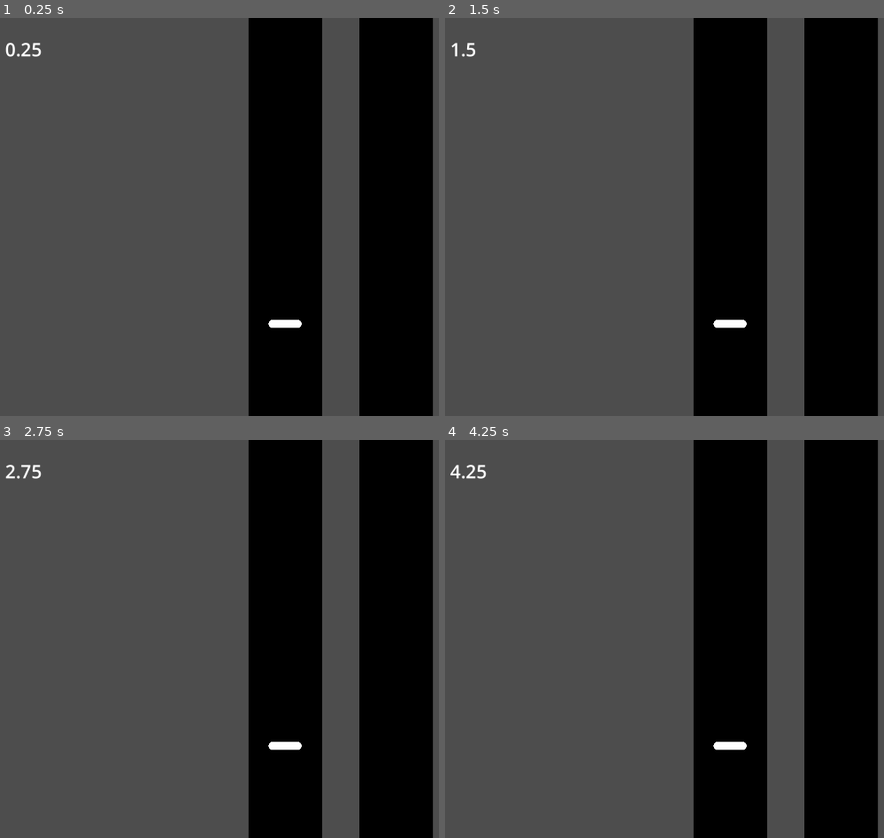
Above: before the commit, frames 1-4 (two rows, left to right).
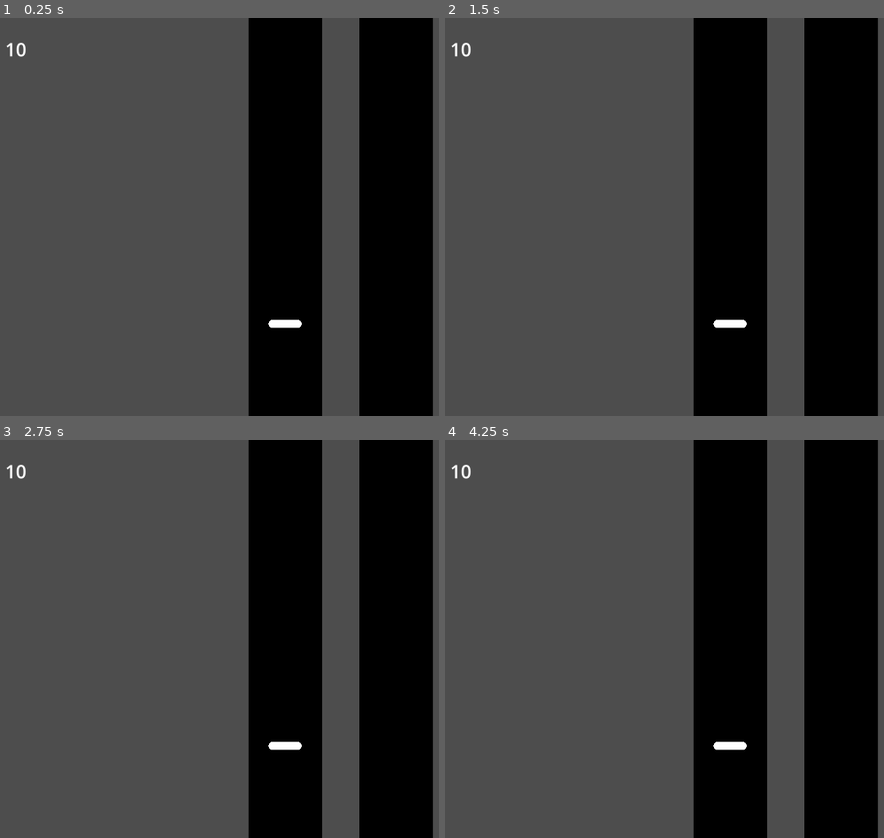
Above: after the commit, the same moments.

Repository: steamboatsonic/JamBop
Game: Godot game, scene res://Gameplay.tscn
Two runs of this game, one before a commit and one after it. Both use one fixed random seed, a clock stepped at 60 frames per second and the inputs below.
Inputs:
- Up to frame 1 (0.25 s): no input
- Up to frame 2 (1.5 s): no input
- Up to frame 3 (2.75 s): no input
- Up to frame 4 (4.25 s): no input

The runs differ from the first frame. In frame 1, 0.2% of the frame differs, in the area x 1-10%, y 6-10%; in frame 2, less than 0.1%; in frame 3, 0.2%; in frame 4, 0.2%.

Commit message:
Making Gems with Metadata
- Added Metadata to Gems
- Instantiate a gem (but it doesn't appear yet)
- method that writes in-game debug text

Diff:
--- a/Gameplay.tscn
+++ b/Gameplay.tscn
@@ -1,6 +1,6 @@
 [gd_scene load_steps=5 format=3 uid="uid://cafk0bkxikm2q"]
 
-[ext_resource type="Texture2D" uid="uid://buh3in1ean0js" path="res://Art/GemBasic.png" id="1_e5u1s"]
+[ext_resource type="PackedScene" uid="uid://qctdrnvx65hl" path="res://gem_parent.tscn" id="2_o08mt"]
 [ext_resource type="Script" path="res://GemManager.gd" id="2_xov5c"]
 [ext_resource type="Script" path="res://DebugText.gd" id="3_8gbxe"]
 [ext_resource type="Theme" uid="uid://cjvjkqvf2jvlb" path="res://DebugText.tres" id="3_qkf4m"]
@@ -30,14 +30,7 @@
 [node name="GemManager" type="Node" parent="GemContainer"]
 script = ExtResource("2_xov5c")
 
-[node name="GemParent" type="Sprite2D" parent="GemContainer/GemManager"]
-position = Vector2(809, 830)
-scale = Vector2(0.35, 0.35)
-texture = ExtResource("1_e5u1s")
-metadata/TimingMSec = 0.0
-metadata/Lane = 0
-metadata/Instrument = ""
-metadata/Special = 0
+[node name="GemParent" parent="GemContainer/GemManager" instance=ExtResource("2_o08mt")]
 
 [node name="DebugText" type="RichTextLabel" parent="."]
 offset_left = 50.0
--- a/GemManager.gd
+++ b/GemManager.gd
@@ -6,19 +6,48 @@
 # "yesterday" is the previous frame
 # "tomorrow" is the expected next frame
 var todaysTime: float = 0;
+var gems = [1];
+
+const gemParent = preload("res://gem_parent.tscn");
 
 # Called when the node enters the scene tree for the first time.
 func _ready():
-	var gems = [1];
+	makeGem();
+
+	# var gemParent = $GemParent;
+	# var gemManager = $GemManager;
+	# var gems = [1];
 	# gems[0] = $GemParent.Duplicate();
 	#Generate the Gems
-	gems[0] = $GemParent.duplicate();
+
+	# gems[0] = gemParent.duplicate();
+	# gems[0].position.x = 0;
+
+	# $GemManager.add_child(gems[0]);
+	# gemManager.add_child(gems[0])
+	# add_child(gems[0]);
+	# gems[0].Set_owner(gemManager);
+	# gems[0].add_child(gemManager);
 	# gems[0].set_meta(TimingMSec, 10000.00);
+	pass
+
+func makeGem():
+	var gem = gemParent.instantiate();
+	get_parent().add_child(gem);
+	gem.position = Vector2(100,100);
+	gem.set_meta("TimingMSec", 10.000);
+	# writeDebug(str(gem.position));
+	writeDebug(str(gem.get_meta("TimingMSec")));
 
 
+	# instance.position = vector2(20,20);
+	# add_child(instance);
 
 # Called every frame. 'delta' is the elapsed time since the previous frame.
-func _process(delta):
+func _process(_delta):
 	# var startTime = Get_Ticks_MSec ();
 	todaysTime = Time.get_unix_time_from_system() - startTime;
-	get_node("../../DebugText").text = str(todaysTime);
+	# get_node("../../DebugText").text = str(todaysTime);
+
+func writeDebug(textToWrite:String):
+	get_node("../../DebugText").text = textToWrite;
--- /dev/null
+++ b/gem_parent.tscn
@@ -0,0 +1,12 @@
+[gd_scene load_steps=2 format=3 uid="uid://qctdrnvx65hl"]
+
+[ext_resource type="Texture2D" uid="uid://buh3in1ean0js" path="res://Art/GemBasic.png" id="1_48w3t"]
+
+[node name="GemParent" type="Sprite2D"]
+position = Vector2(809, 830)
+scale = Vector2(0.35, 0.35)
+texture = ExtResource("1_48w3t")
+metadata/TimingMSec = 0.0
+metadata/Lane = 0
+metadata/Instrument = ""
+metadata/Special = 0
